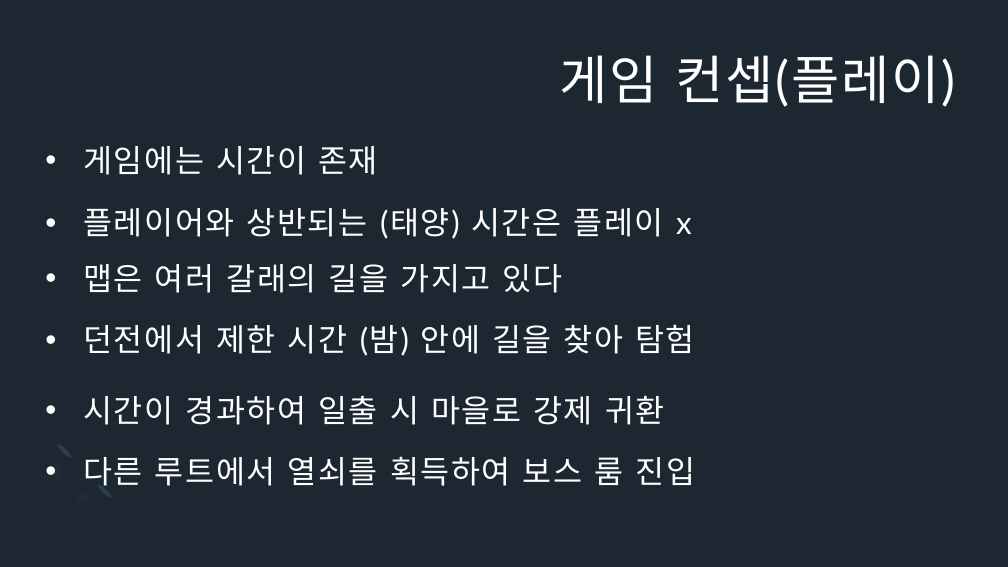
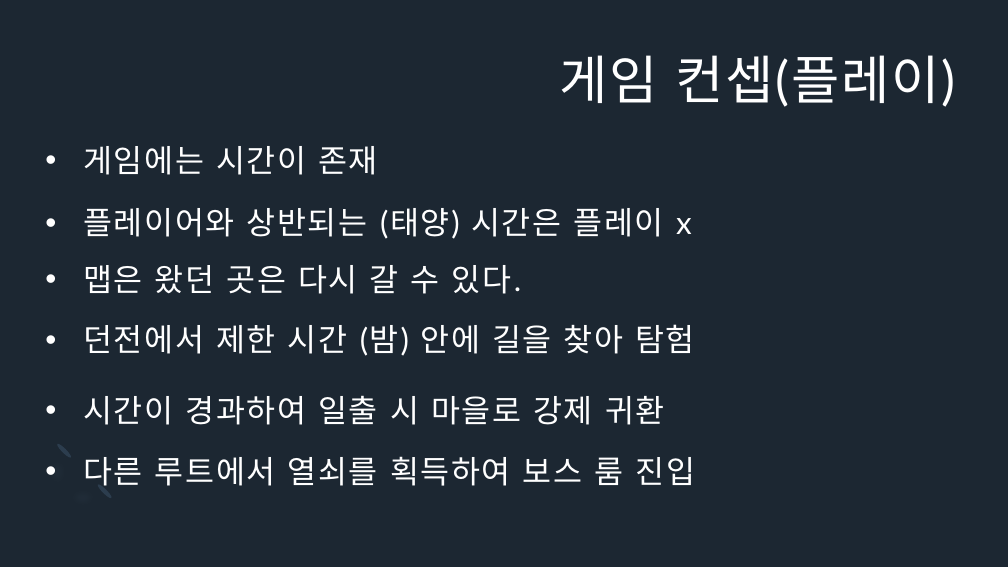
Before and after one commit to Icloy/2D_Roguelike, a slide deck: slide 5 of 기획서.pptx (slide 4 before the commit). Drawn at 1008x567 pixels with LibreOffice and Linux fonts; fonts in the diff are those of the drawing. Boxes give left, top, right and bottom in pixels: in the first picture for what was removed or moved away, otherwise in the second. Text is boxed around its words. In the diff, an @@ line names an element or a change of style, - is before the commit and + after.

```diff
--- a/기획서.pptx
+++ b/기획서.pptx
@@ text at <box>83,265,521,294</box>: text changed @@
-• 맵은 여러 갈래의 길을 가지고 있다
+• 맵은 왔던 곳은 다시 갈 수 있다.
```
Also in this commit, not shown: 6 other slides changed, 5 slides added, 1 slide removed.
